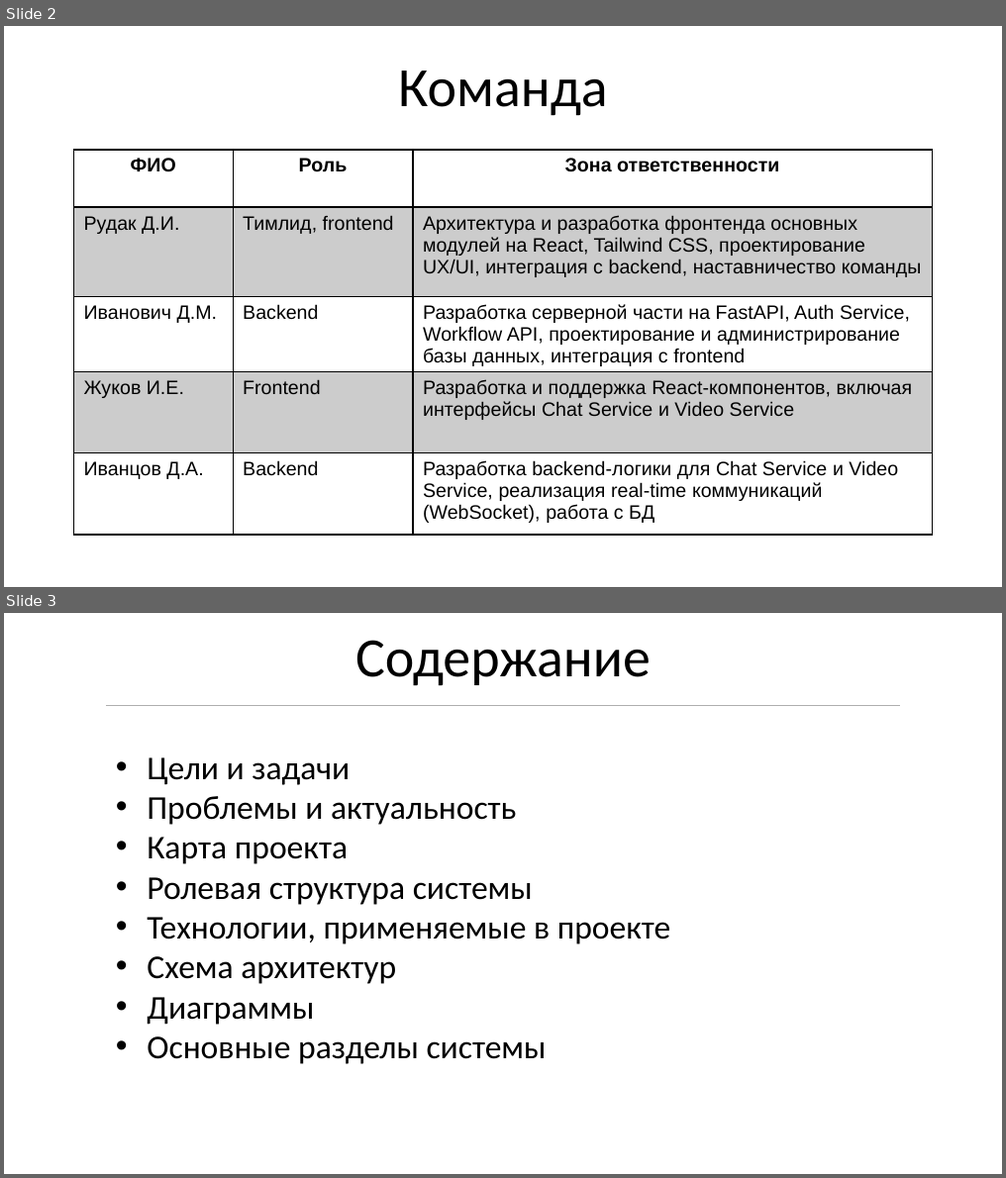
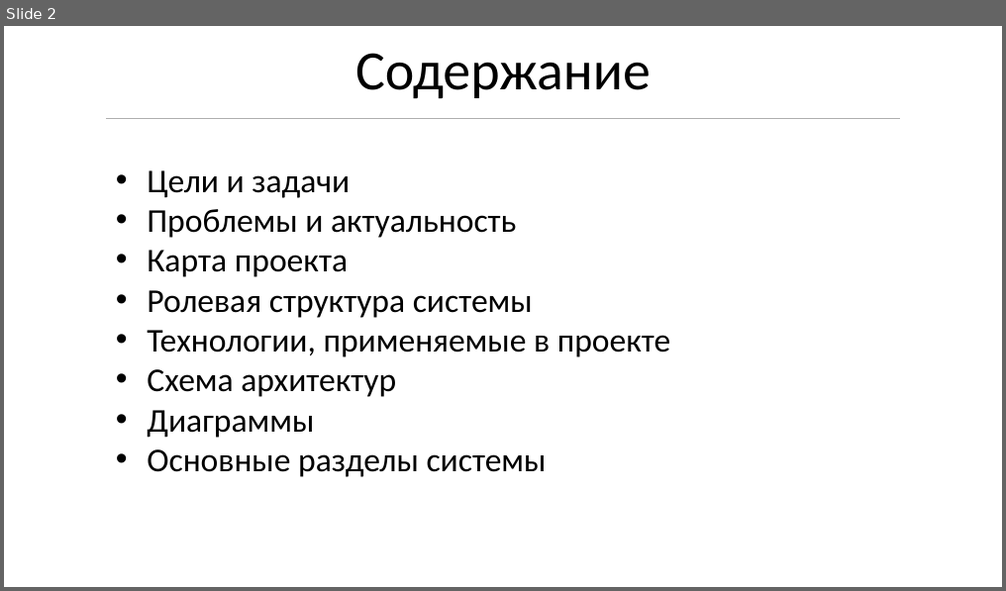
Before and after one commit to quinoth/TRPK, a slide deck: Презентация ЦПРК.pptx. Shown one above the other, each under a label of ours: slides 2 and 3 before the commit, slide 2 after it. The pictures are 1006x1178 and 1006x591 pixels, drawn with LibreOffice and Linux fonts; fonts in the diff are those of the drawing. Boxes give left, top, right and bottom in pixels: in the first picture for what was removed or moved away, otherwise in the second. Text is boxed around its words. In the diff, an @@ line names an element or a change of style, - is before the commit and + after.

```diff
--- a/Презентация ЦПРК.pptx
+++ b/Презентация ЦПРК.pptx
@@ slide 2 removed at [4,26,1002,587], background #FFFFFF @@
@@ title removed at [398,71,608,116] @@
-Команда
@@ table removed at [74,150,931,539], 5 rows, 3 columns @@
-ФИО | Роль | Зона ответственности
-Рудак Д.И. | Тимлид, frontend | Архитектура и разработка фронтенда основных модулей на React, Tailwind CSS, проектирование UX/UI, интеграция с backend, наставничество команды
-Иванович Д.М. | Backend | Разработка серверной части на FastAPI, Auth Service, Workflow API, проектирование и администрирование базы данных, интеграция с frontend
-Жуков И.Е. | Frontend | Разработка и поддержка React‑компонентов, включая интерфейсы Chat Service и Video Service
-Иванцов Д.А. | Backend | Разработка backend‑логики для Chat Service и Video Service, реализация real‑time коммуникаций (WebSocket), работа с БД
@@ what was slide 3 is now slide 2 @@
```
Also in this commit, not shown: 1 slide changed.
